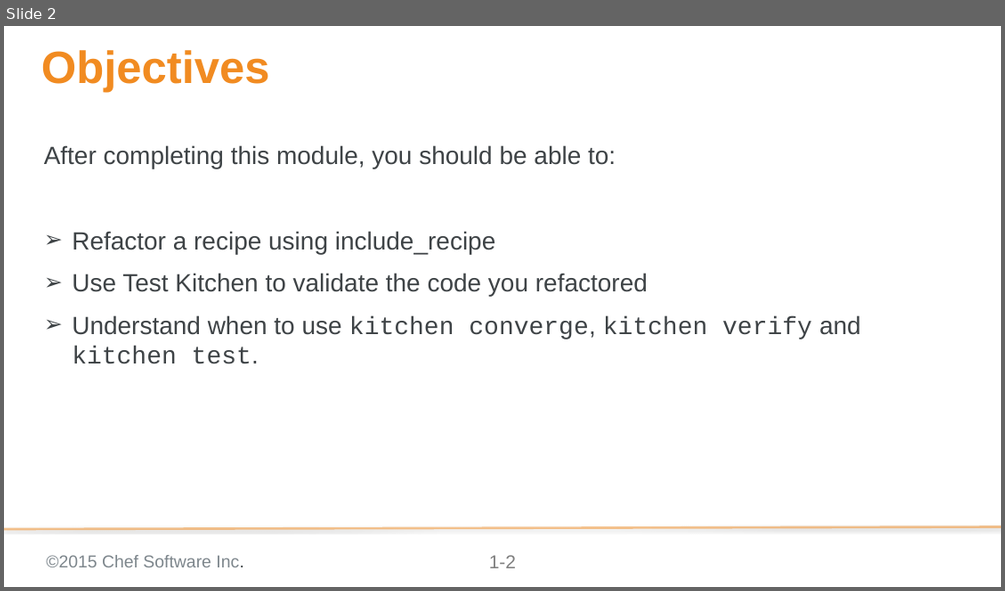
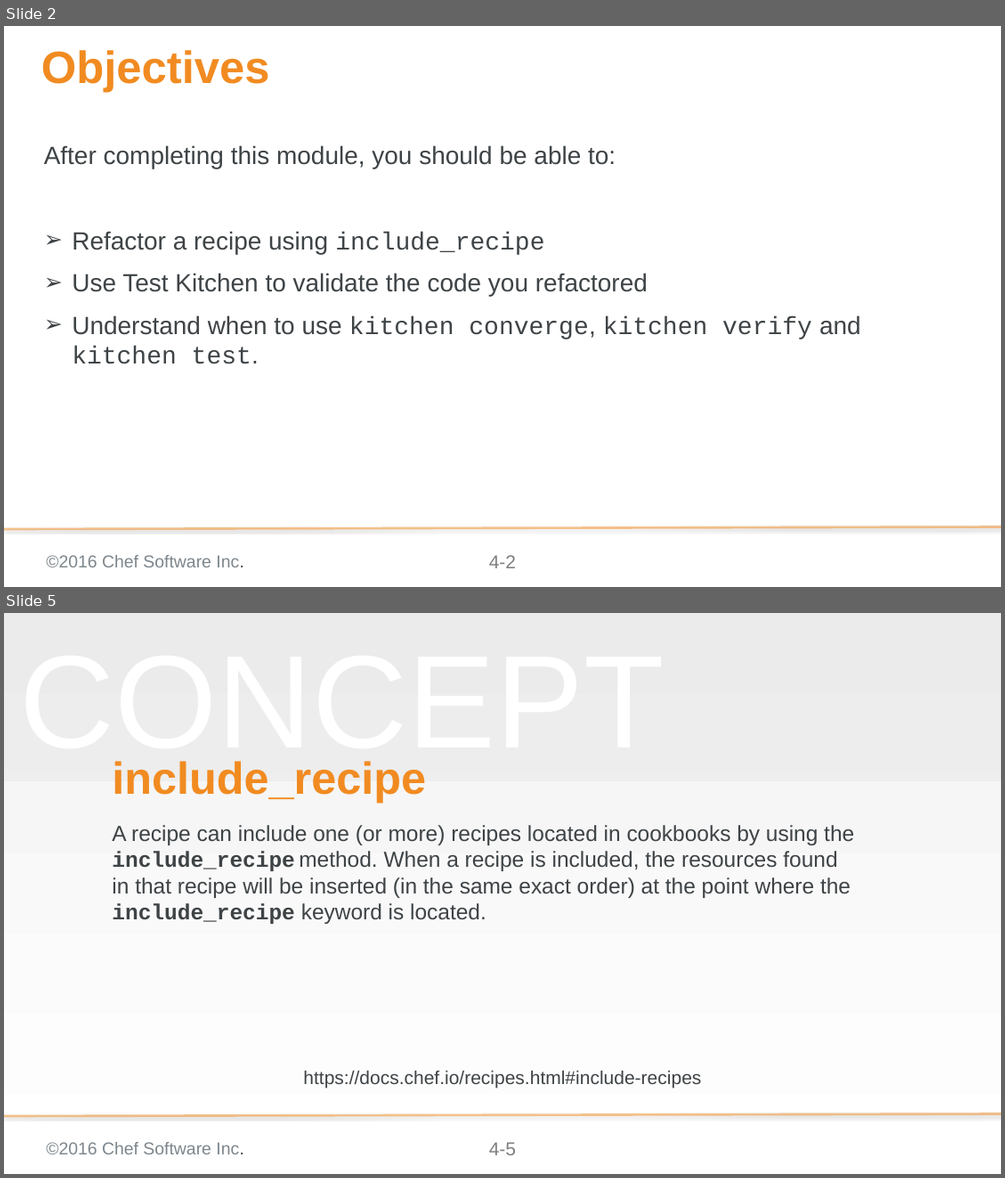
Before and after one commit to chef-training/test_driven_cookbook_development, a slide deck: 04-refactoring_cookbooks_with_tests.pptx. Shown one above the other, each under a label of ours: slide 2 before the commit, slides 2 and 5 after it; the slides between them are not shown. The pictures are 1005x591 and 1005x1178 pixels, drawn with LibreOffice and Linux fonts; fonts in the diff are those of the drawing; background and template pictures are left out. Boxes give left, top, right and bottom in pixels: in the first picture for what was removed or moved away, otherwise in the second. Text is boxed around its words. In the diff, an @@ line names an element or a change of style, - is before the commit and + after.

Commit message:
Add Concept slides to 04 Refactoring Cookbooks with Tests
Adds slides that explain more details about converge & verify and test
Adds slides that explain kitchen destroy and kitchen test

```diff
--- a/04-refactoring_cookbooks_with_tests.pptx
+++ b/04-refactoring_cookbooks_with_tests.pptx
@@ slide 5 added at [4, 613, 1001, 1174], background gradient #F2F2F2 to #FFFFFF; not listed: 3 template elements that a slide beside it also shows @@
@@ rectangle added at [4, 613, 1001, 781], fill #D9D9D9 at 25% opacity @@
@@ text added at [20, 761, 664, 771], 169.3 pt, text #F2F2F2 at 50% opacity @@
+CONCEPT
@@ title added at [112, 761, 426, 803], 57.6 pt, text #F18B21, bold @@
+include_recipe
@@ subtitle added at [112, 825, 854, 924], 28 pt, text #3E4346 @@
+A recipe can include one (or more) recipes located in cookbooks by using the include_recipe method. When a recipe is included, the resources found in that recipe will be inserted (in the same exact order) at the point where the include_recipe keyword is located.
@@ text added at [303, 1070, 701, 1087], 24 pt, text #3E4346 @@
+https://docs.chef.io/recipes.html#include-recipes
@@ slide 2 changed as well @@
@@ text at [72, 231, 544, 255]: font Arial to Courier New in "include_recipe" @@
@@ text at [46, 555, 244, 567]: text changed @@
-©2015 Chef Software Inc.
+©2016 Chef Software Inc.
@@ page number at [489, 555, 516, 568]: text changed @@
-1-2
+4-2
```
Also in this commit, not shown: 26 other slides changed, 19 other slides added, 1 slide removed.
